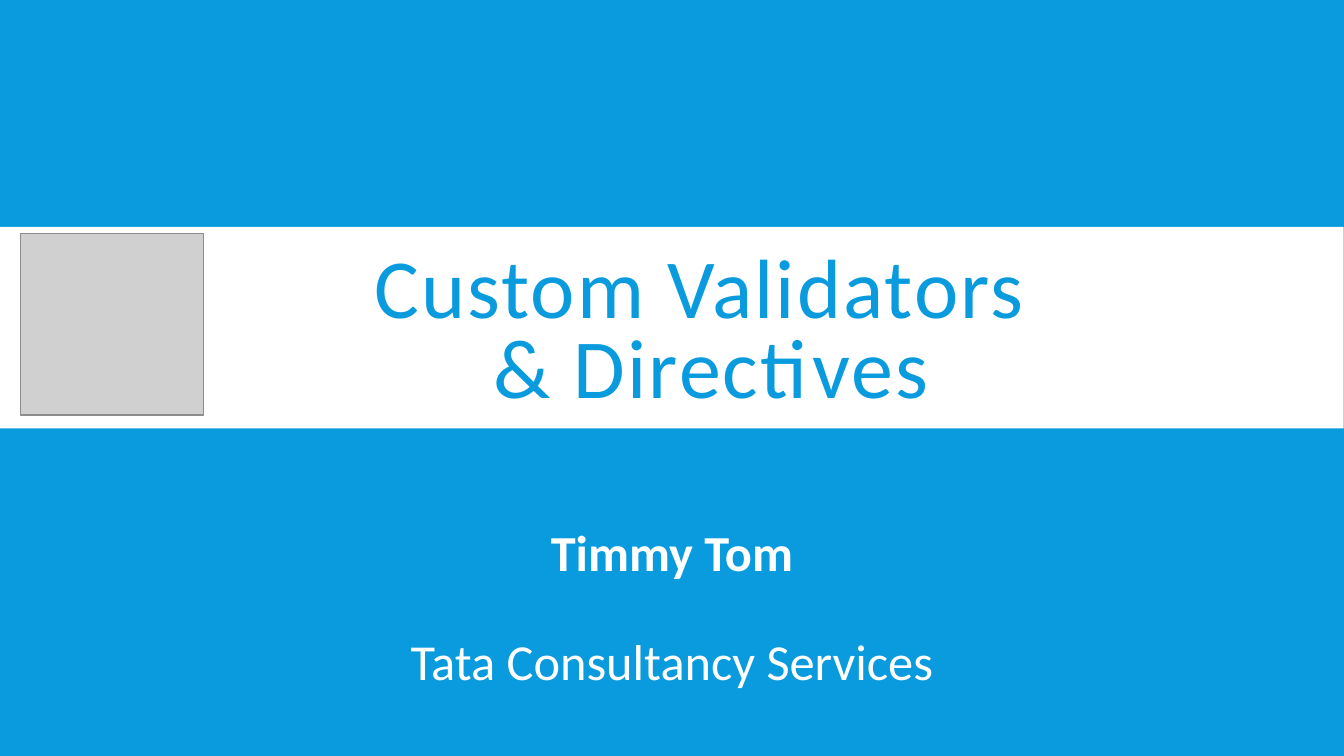
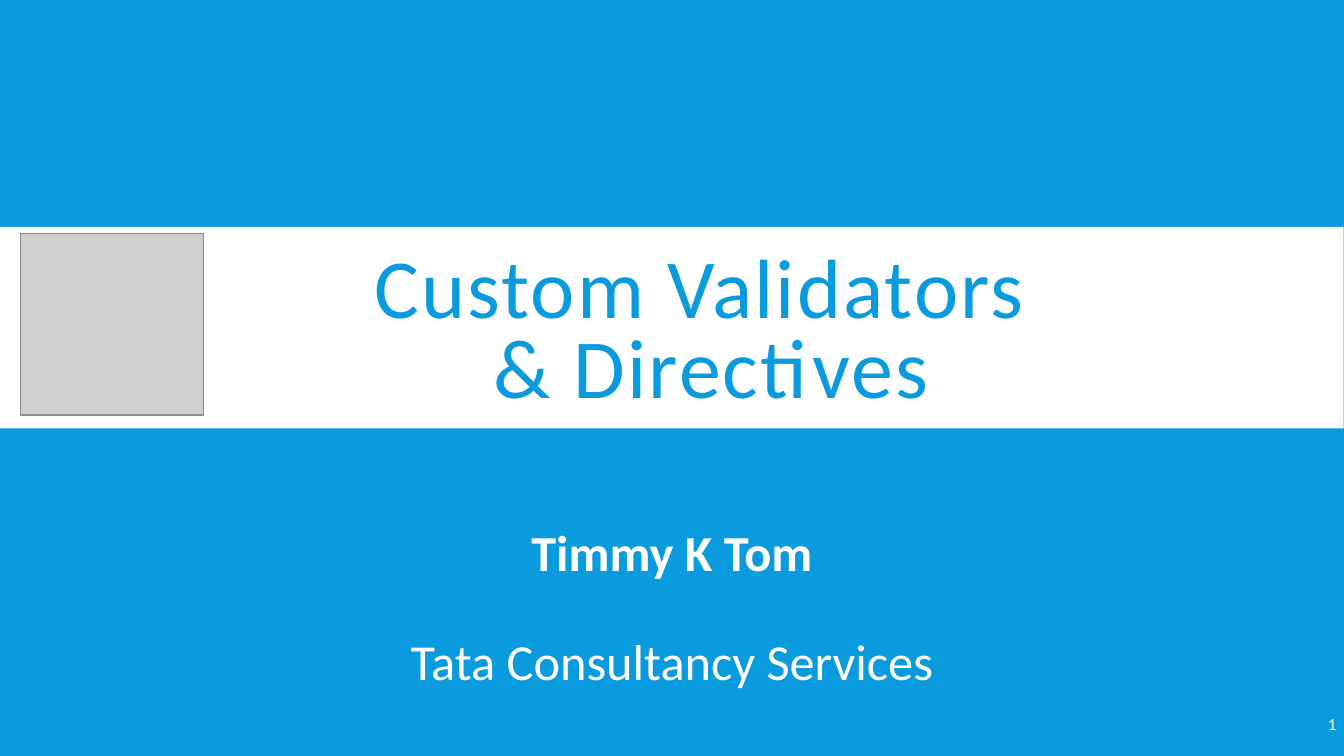
Before and after one commit to timmyktom/angular_validator_directive, a slide deck: slide 1 of Custom Validator & Directive.pptx. Drawn at 1344x756 pixels with LibreOffice and Linux fonts; fonts in the diff are those of the drawing; grey boxes stand for pictures. Boxes give left, top, right and bottom in pixels: in the first picture for what was removed or moved away, otherwise in the second. Text is boxed around its words. In the diff, an @@ line names an element or a change of style, - is before the commit and + after.

```diff
--- a/Custom Validator & Directive.pptx
+++ b/Custom Validator & Directive.pptx
@@ subtitle at bbox=[411, 535, 933, 688]: text changed @@
-Timmy Tom
-Tata Consultancy Services
+Timmy K Tom
+Tata Consultancy Services
@@ page number added at bbox=[1328, 719, 1336, 730], 12 pt, text #FFFFFF @@
+1
```
Also in this commit, not shown: 9 other slides changed, 3 slides added, 5 slides removed, 1 other file.
